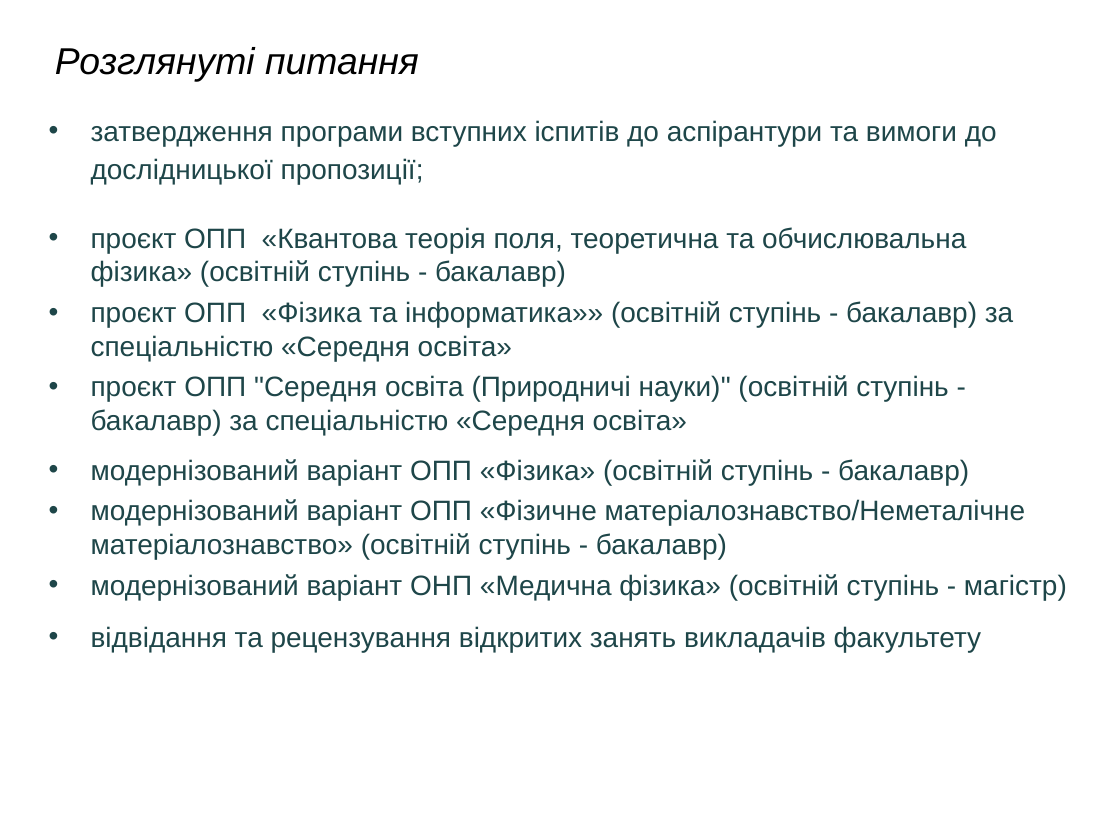
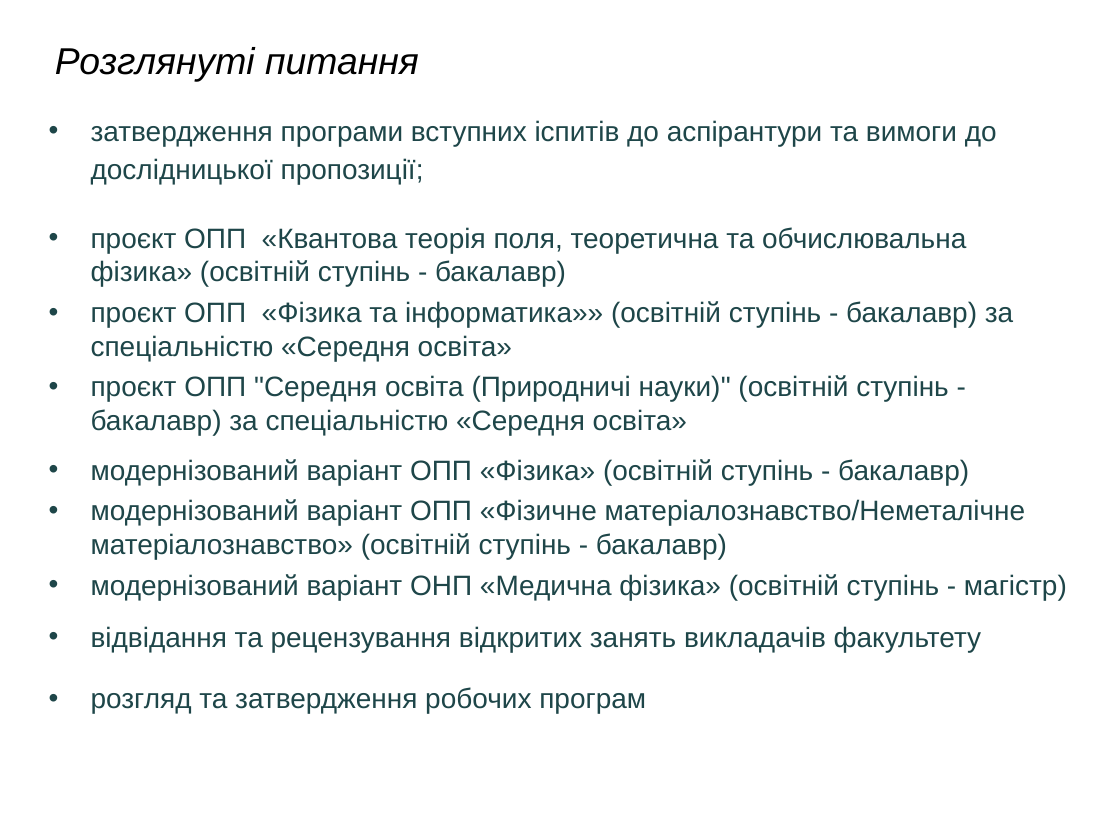
Before and after one commit to l432/NMK, a slide deck: slide 7 of Olikh/Zvit/24_25/Zvit24_245.ppt. Drawn at 1120x840 pixels with LibreOffice and Linux fonts; fonts in the diff are those of the drawing; background and template pictures are left out. Boxes give left, top, right and bottom in pixels: in the first picture for what was removed or moved away, otherwise in the second. Text is boxed around its words. In the diff, an @@ line names an element or a change of style, - is before the commit and + after.

```diff
--- a/Olikh/Zvit/24_25/Zvit24_245.ppt
+++ b/Olikh/Zvit/24_25/Zvit24_245.ppt
@@ text at [91, 687, 646, 714]: paragraph added @@
+• розгляд та затвердження робочих програм
```
Also in this commit, not shown: 2 other slides changed, 9 other files.
